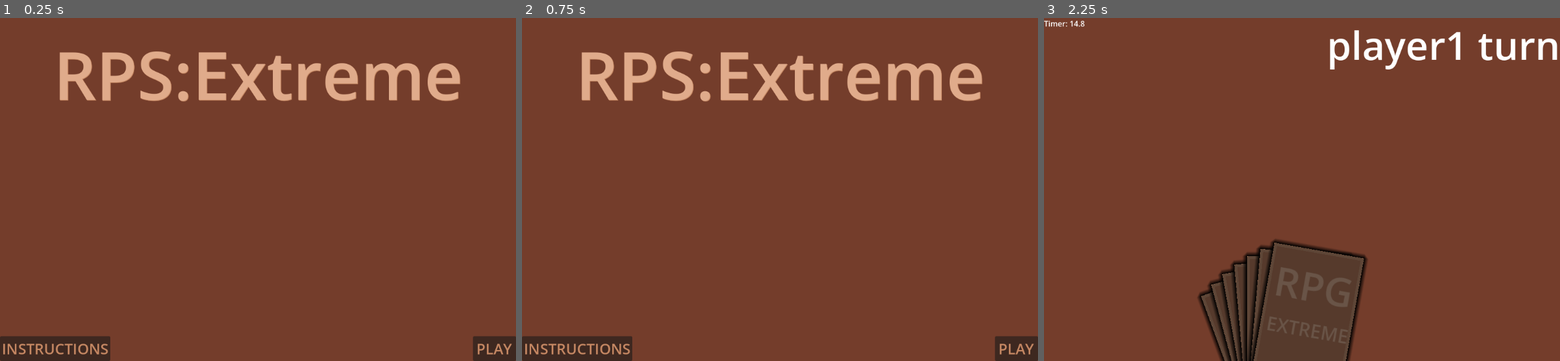
Above: before the commit, frames 1-3 (left to right).
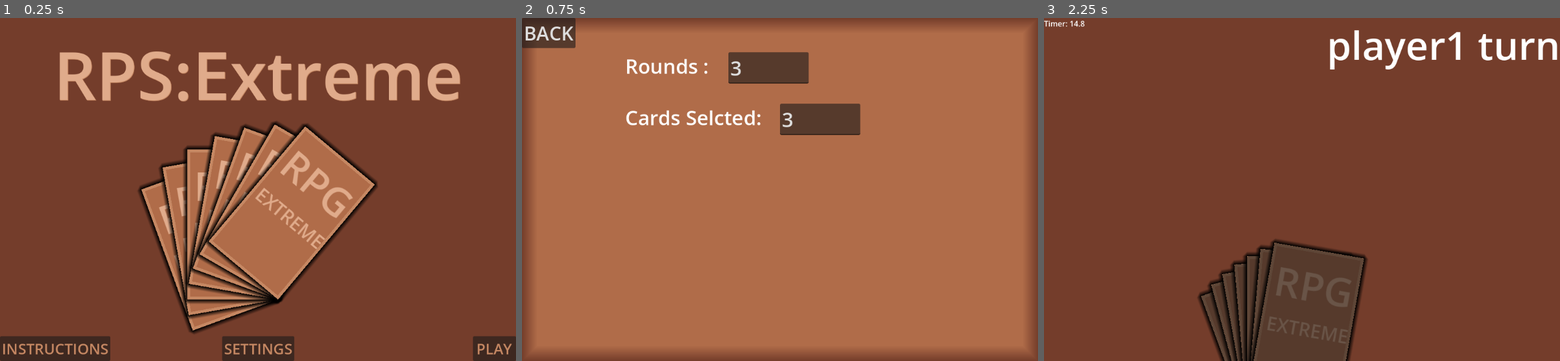
Above: after the commit, the same moments.

Repository: smkillerz777-star/RPS-Extreme
Game: Godot game, scene res://main_menu.tscn
Same seed, same stepped clock (60 frames per second), same inputs: the game is played once before the commit and once after it.
Inputs (mouse positions are in pixels of both pictures, inside the frame that each line leads up to):
- Up to frame 1 (0.25 s): no input
- Up to frame 2 (0.75 s): click (780, 347) at 0.5 s, where only the run after the commit has a clickable "SETTINGS"
- Up to frame 3 (2.25 s): click (1069, 31) at 1.25 s, where only the run after the commit has a clickable "BACK"; click "PLAY" at 2 s

The runs differ from the first frame. In frame 1, 18% of the frame differs, in the area x 26-74%, y 30-100%; in frame 2, 94%, in the area x 0-100%, y 0-100%; in frame 3, nothing differs.

Commit message:
added settings page, cards picture in main menu
add the settings page where the players can select how many rounds they want to play , and how many cards they want to select at each round

Diff:
--- a/rps-extreme/game_over.tscn
+++ b/rps-extreme/game_over.tscn
@@ -41,6 +41,7 @@
 offset_bottom = 137.0
 grow_horizontal = 2
 theme_override_colors/font_color = Color(0.8784314, 0.67058825, 0.54509807, 1)
+theme_override_colors/font_shadow_color = Color(0, 0, 0, 1)
 theme_override_font_sizes/font_size = 100
 text = "CONGRATULATIONS!"
 
@@ -57,6 +58,8 @@
 offset_bottom = 11.5
 grow_horizontal = 2
 grow_vertical = 2
+theme_override_colors/font_color = Color(0.8784314, 0.67058825, 0.54509807, 1)
+theme_override_colors/font_shadow_color = Color(0, 0, 0, 1)
 theme_override_font_sizes/font_size = 80
 text = "PLAYER1 WON"
 
@@ -73,6 +76,8 @@
 offset_bottom = 15.5
 grow_horizontal = 2
 grow_vertical = 2
+theme_override_colors/font_color = Color(0.8784314, 0.67058825, 0.54509807, 1)
+theme_override_colors/font_focus_color = Color(0.8784314, 0.67058825, 0.54509807, 1)
 theme_override_font_sizes/font_size = 30
 text = "PLAY AGAIN"
 
--- a/rps-extreme/main_menu.gd
+++ b/rps-extreme/main_menu.gd
@@ -3,6 +3,7 @@
 func _ready() -> void:
 	$Play_Button.add_theme_font_size_override("font_size",global.font_size)
 	$Instructions_Button.add_theme_font_size_override("font_size",global.font_size)
+	$Setting_Button.add_theme_font_size_override("font_size",global.font_size)
 	$Title.add_theme_font_size_override("font_size",global.heading_font_size)
 
 func _on_button_pressed() -> void:
@@ -10,3 +11,7 @@
 
 func _on_instructions_button_pressed() -> void:
 	get_tree().change_scene_to_file("res://instructions.tscn")
+
+
+func _on_setting_button_pressed() -> void:
+	get_tree().change_scene_to_file("res://settings.tscn")
--- a/rps-extreme/main_menu.tscn
+++ b/rps-extreme/main_menu.tscn
@@ -1,6 +1,7 @@
 [gd_scene format=3 uid="uid://bpwytly5s4wmn"]
 
 [ext_resource type="Script" uid="uid://bkrt1qt7git6" path="res://main_menu.gd" id="1_06t4h"]
+[ext_resource type="PackedScene" uid="uid://bdqimnhsve36w" path="res://card.tscn" id="2_7vrkn"]
 
 [node name="main_menu" type="Control" unique_id=407472160]
 layout_mode = 3
@@ -69,5 +70,82 @@
 theme_override_colors/font_shadow_color = Color(0.7764706, 0.53333336, 0.3882353, 1)
 text = "RPS:Extreme"
 
+[node name="Setting_Button" type="Button" parent="." unique_id=346230173]
+layout_mode = 1
+anchors_preset = 7
+anchor_left = 0.5
+anchor_top = 1.0
+anchor_right = 0.5
+anchor_bottom = 1.0
+offset_left = -75.5
+offset_top = -52.0
+offset_right = 75.5
+grow_horizontal = 2
+grow_vertical = 0
+theme_override_colors/font_color = Color(0.7764706, 0.53333336, 0.3882353, 1)
+theme_override_colors/font_focus_color = Color(0.8784314, 0.67058825, 0.54509807, 1)
+theme_override_colors/font_pressed_color = Color(0.7764706, 0.53333336, 0.3882353, 1)
+theme_override_colors/font_hover_color = Color(0.8784314, 0.67058825, 0.54509807, 1)
+theme_override_colors/font_hover_pressed_color = Color(0.8784314, 0.67058825, 0.54509807, 1)
+theme_override_font_sizes/font_size = 31
+text = "SETTINGS"
+
+[node name="Node2D" type="Node2D" parent="." unique_id=955312435]
+position = Vector2(-33, -224)
+
+[node name="fire" type="Node2D" parent="Node2D" unique_id=7398915]
+position = Vector2(615, 815)
+rotation = -0.34906584
+scale = Vector2(0.99999994, 0.99999994)
+
+[node name="card" parent="Node2D/fire" unique_id=1750312630 instance=ExtResource("2_7vrkn")]
+position = Vector2(-190, -315)
+
+[node name="paper" type="Node2D" parent="Node2D" unique_id=684088097]
+position = Vector2(615, 815)
+rotation = -0.17453294
+scale = Vector2(0.99999994, 0.99999994)
+
+[node name="card" parent="Node2D/paper" unique_id=494761228 instance=ExtResource("2_7vrkn")]
+position = Vector2(-190, -315)
+
+[node name="water" type="Node2D" parent="Node2D" unique_id=584011752]
+position = Vector2(615, 815)
+
+[node name="card" parent="Node2D/water" unique_id=686482755 instance=ExtResource("2_7vrkn")]
+position = Vector2(-190, -315)
+
+[node name="earth" type="Node2D" parent="Node2D" unique_id=1643119339]
+position = Vector2(615, 815)
+rotation = 0.17453294
+scale = Vector2(0.99999994, 0.99999994)
+
+[node name="card" parent="Node2D/earth" unique_id=1480626121 instance=ExtResource("2_7vrkn")]
+position = Vector2(-190, -315)
+
+[node name="scissors" type="Node2D" parent="Node2D" unique_id=2100886456]
+position = Vector2(615, 815)
+rotation = 0.34906584
+scale = Vector2(0.99999994, 0.99999994)
+
+[node name="card" parent="Node2D/scissors" unique_id=1660651917 instance=ExtResource("2_7vrkn")]
+position = Vector2(-190, -315)
+
+[node name="air" type="Node2D" parent="Node2D" unique_id=36831156]
+position = Vector2(615, 815)
+rotation = 0.5235988
+
+[node name="card" parent="Node2D/air" unique_id=1959798357 instance=ExtResource("2_7vrkn")]
+position = Vector2(-190, -315)
+
+[node name="rock" type="Node2D" parent="Node2D" unique_id=1532266380]
+position = Vector2(615, 815)
+rotation = 0.6981317
+scale = Vector2(0.99999994, 0.99999994)
+
+[node name="card" parent="Node2D/rock" unique_id=29906344 instance=ExtResource("2_7vrkn")]
+position = Vector2(-190, -315)
+
 [connection signal="pressed" from="Play_Button" to="." method="_on_button_pressed"]
 [connection signal="pressed" from="Instructions_Button" to="." method="_on_instructions_button_pressed"]
+[connection signal="pressed" from="Setting_Button" to="." method="_on_setting_button_pressed"]
--- /dev/null
+++ b/rps-extreme/settings.gd
@@ -0,0 +1,5 @@
+extends Control
+
+
+func _on_back_pressed() -> void:
+	get_tree().change_scene_to_file("res://main_menu.tscn")
--- /dev/null
+++ b/rps-extreme/settings.tscn
@@ -0,0 +1,87 @@
+[gd_scene format=3 uid="uid://cpfjvboh6iijf"]
+
+[ext_resource type="Script" uid="uid://m43wxdgsyhdg" path="res://settings.gd" id="1_x2hje"]
+
+[sub_resource type="StyleBoxFlat" id="StyleBoxFlat_jwo76"]
+bg_color = Color(0.6901961, 0.42352942, 0.28627452, 1)
+border_width_left = 32
+border_width_top = 32
+border_width_right = 32
+border_width_bottom = 32
+border_color = Color(0.45490196, 0.23921569, 0.16862746, 1)
+border_blend = true
+
+[node name="settings" type="Control" unique_id=925157582]
+layout_mode = 3
+anchors_preset = 15
+anchor_right = 1.0
+anchor_bottom = 1.0
+grow_horizontal = 2
+grow_vertical = 2
+script = ExtResource("1_x2hje")
+
+[node name="Panel" type="Panel" parent="." unique_id=600216393]
+layout_mode = 1
+anchors_preset = 15
+anchor_right = 1.0
+anchor_bottom = 1.0
+grow_horizontal = 2
+grow_vertical = 2
+theme_override_styles/panel = SubResource("StyleBoxFlat_jwo76")
+
+[node name="LineEdit" type="LineEdit" parent="." unique_id=1028867089]
+layout_mode = 1
+anchors_preset = -1
+anchor_left = 0.4
+anchor_top = 0.1
+anchor_right = 0.4
+anchor_bottom = 0.1
+offset_right = 168.0
+offset_bottom = 66.0
+theme_override_font_sizes/font_size = 42
+text = "3"
+
+[node name="Rounds" type="Label" parent="." unique_id=1637063082]
+layout_mode = 1
+anchors_preset = -1
+anchor_left = 0.2
+anchor_top = 0.1
+anchor_right = 0.3
+anchor_bottom = 0.1
+offset_right = 40.0
+offset_bottom = 23.0
+theme_override_font_sizes/font_size = 42
+text = "Rounds :"
+
+[node name="LineEdit2" type="LineEdit" parent="." unique_id=1720435450]
+layout_mode = 1
+anchors_preset = -1
+anchor_left = 0.5
+anchor_top = 0.25
+anchor_right = 0.5
+anchor_bottom = 0.25
+offset_right = 168.0
+offset_bottom = 66.0
+theme_override_font_sizes/font_size = 42
+text = "3"
+
+[node name="Rounds2" type="Label" parent="." unique_id=1689736226]
+layout_mode = 1
+anchors_preset = -1
+anchor_left = 0.2
+anchor_top = 0.25
+anchor_right = 0.3
+anchor_bottom = 0.25
+offset_right = 40.0
+offset_bottom = 23.0
+theme_override_font_sizes/font_size = 42
+text = "Cards Selcted:"
+
+[node name="Back" type="Button" parent="." unique_id=1270268896]
+layout_mode = 0
+offset_right = 50.0
+offset_bottom = 31.0
+theme_override_font_sizes/font_size = 40
+text = "BACK"
+
+[connection signal="pressed" from="Back" to="." method="_on_back_pressed"]
Not shown, added: rps-extreme/settings.gd.uid
